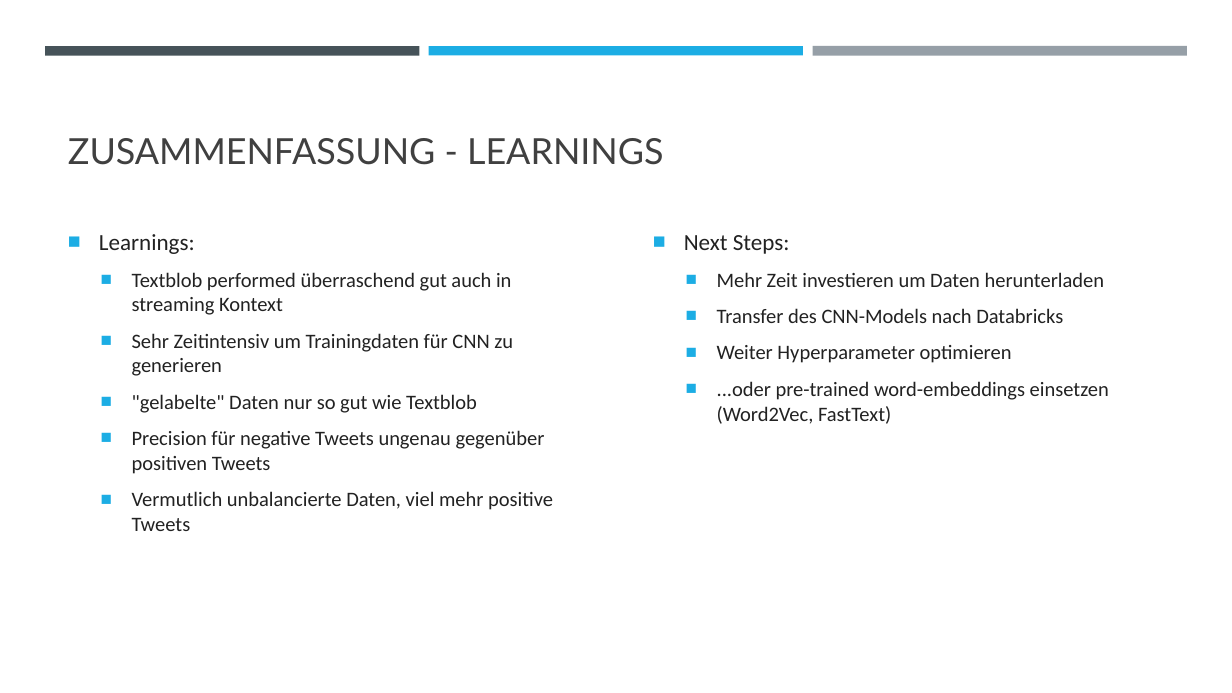
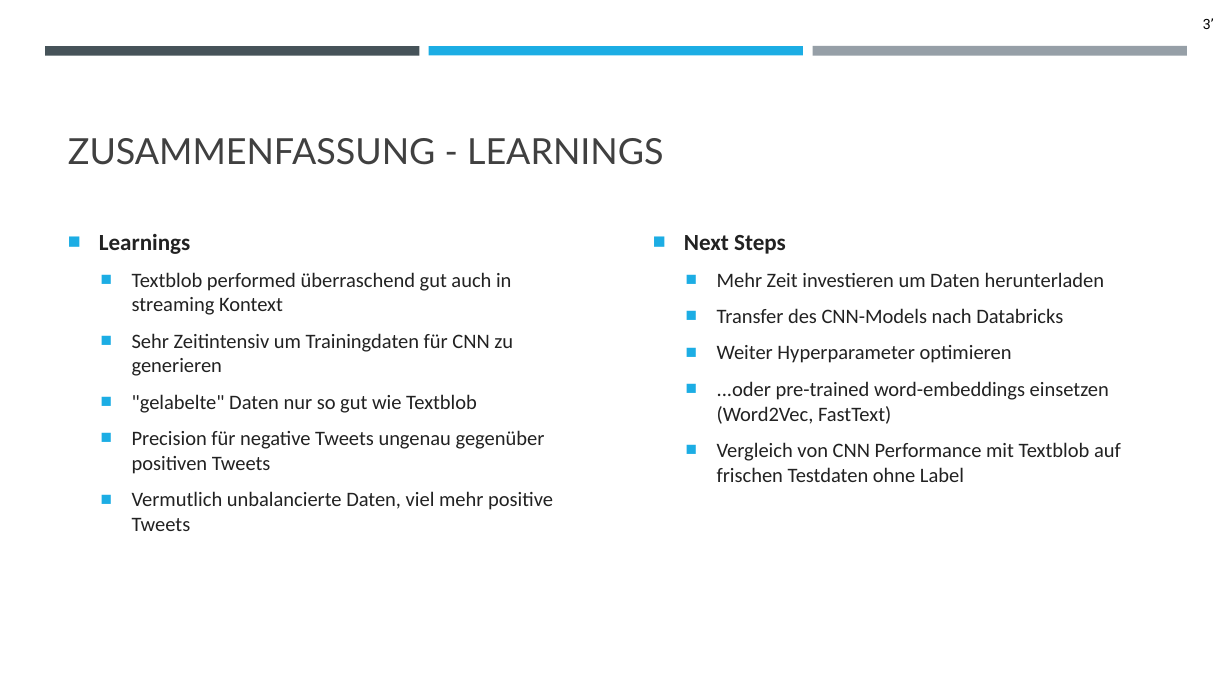
Before and after one commit to alexweltgeist/twitter_bitcoin, a slide deck: slide 8 of BitcoinPreisundTweets_v03.pptx. Drawn at 1232x693 pixels with LibreOffice and Linux fonts; fonts in the diff are those of the drawing. Boxes give left, top, right and bottom in pixels: in the first picture for what was removed or moved away, otherwise in the second. Text is boxed around its words. In the diff, an @@ line names an element or a change of style, - is before the commit and + after.

```diff
--- a/BitcoinPreisundTweets_v03.pptx
+++ b/BitcoinPreisundTweets_v03.pptx
@@ text added at [1203,18,1214,29], 11 pt, text #000000 @@
+3’
@@ text at [99,234,190,254]: text changed; bold on @@
-■ Learnings:
+■ Learnings
@@ text at [684,235,786,254]: text changed; bold on @@
-■ Next Steps:
+■ Next Steps
@@ text at [717,442,1121,482]: paragraph added @@
+  ■ Vergleich von CNN Performance mit Textblob auf frischen Testdaten ohne Label
```
Also in this commit, not shown: 9 other slides changed.
